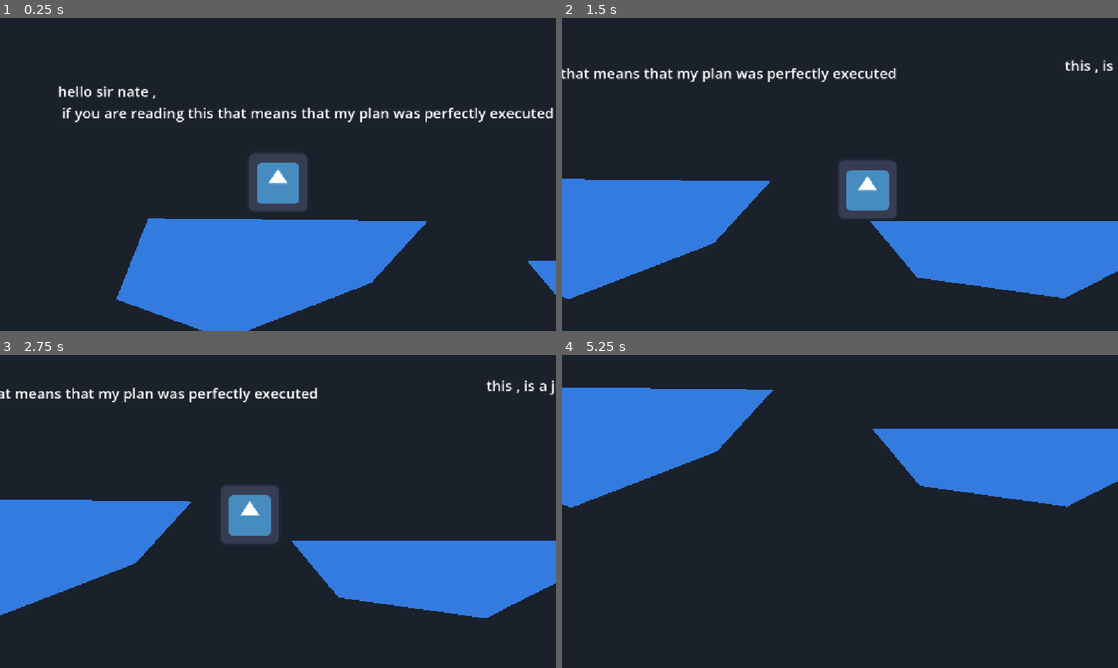
Above: before the commit, frames 1-4 (two rows, left to right).
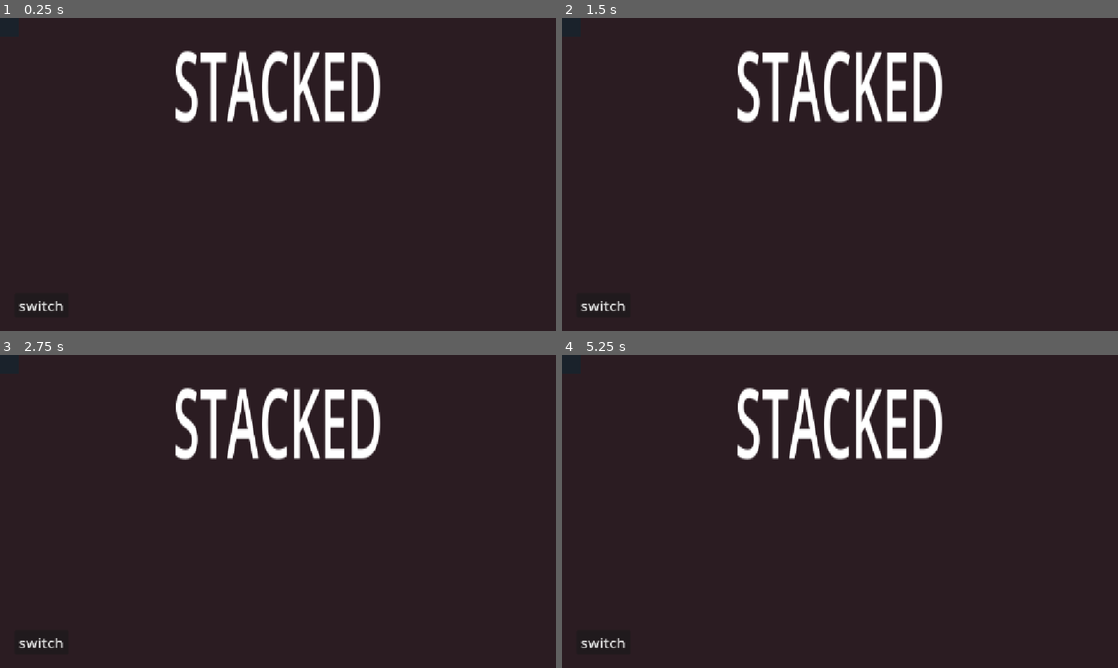
Above: after the commit, the same moments.

Repository: kevininhisshack/STACKED
Game: Godot game, scene res://Assets/Scenes/Mains/main_menu.tscn
The game is run twice, just before and just after one commit, with the same random seed, the same clock (stepped at 60 frames per second) and the same inputs. Before the commit the project starts from res://Assets/Scenes/Mains/test_scene.tscn. The engine's default icon, where the game draws it, is replaced by a stand-in: a white triangle on a blue panel in a dark square.
Inputs:
- Up to frame 1 (0.25 s): no input
- Up to frame 2 (1.5 s): hold D (right) from 0.53 s (still down); tap Space (jump) at 0.77 s
- Up to frame 3 (2.75 s): tap Space (jump) at 1.52 s; release D (right) at 2.03 s; hold A (left) from 2.03 s (still down)
- Up to frame 4 (5.25 s): release A (left) at 2.78 s; hold D (right) 2.78-4.28 s; tap Space (jump) at 3.02, 3.77, 4.52 s; hold A (left) 4.28-5.03 s; hold D (right) from 5.03 s (still down)

The runs differ from the first frame. In frame 1, 22% of the frame differs, in the area x 3-100%, y 10-100%; in frame 2, 24%, in the area x 0-100%, y 10-94%; in frame 3, 24%; in frame 4, 21%.

Commit message:
made alot of stuff for the menu but i gotta eat my shawarma

Diff:
--- a/Assets/Scenes/Mains/main_menu.tscn
+++ b/Assets/Scenes/Mains/main_menu.tscn
@@ -1,13 +1,102 @@
 [gd_scene format=3 uid="uid://lt1d75dotp13"]
 
+[ext_resource type="Script" uid="uid://diitw0bbyi5dl" path="res://Assets/Scripts/audio_options.gd" id="1_ci7te"]
+[ext_resource type="Script" uid="uid://bwn5kuqwmb1qc" path="res://Assets/Scripts/main_menu.gd" id="1_slseb"]
+[ext_resource type="AudioStream" uid="uid://bj6th3503kyaa" path="res://Assets/Audio/Music/main menu layer A.mp3" id="3_3vjrf"]
+[ext_resource type="AudioStream" uid="uid://c0bu52ljga1qq" path="res://Assets/Audio/Music/main menu layer B.mp3" id="4_qm0xw"]
+
 [node name="Main Menu" type="Node" unique_id=1213536807]
+script = ExtResource("1_slseb")
 
 [node name="Layer A" type="Control" parent="." unique_id=1801121597]
+visible = false
 layout_mode = 3
-anchors_preset = 0
+anchors_preset = 15
+anchor_right = 1.0
+anchor_bottom = 1.0
+grow_horizontal = 2
+grow_vertical = 2
+
+[node name="Label" type="Label" parent="Layer A" unique_id=1000667933]
+layout_mode = 1
+anchors_preset = 5
+anchor_left = 0.5
+anchor_right = 0.5
+offset_left = -217.0
+offset_right = 217.0
+offset_bottom = 137.0
+grow_horizontal = 2
+scale = Vector2(1, 2)
+theme_override_font_sizes/font_size = 100
+text = "STACKED"
 
 [node name="Layer B" type="Control" parent="." unique_id=824174227]
 layout_mode = 3
-anchors_preset = 0
+anchors_preset = 15
+anchor_right = 1.0
+anchor_bottom = 1.0
+grow_horizontal = 2
+grow_vertical = 2
+
+[node name="Button" type="Button" parent="Layer B" unique_id=1405064043]
+layout_mode = 1
+anchors_preset = 8
+anchor_left = 0.5
+anchor_top = 0.5
+anchor_right = 0.5
+anchor_bottom = 0.5
+offset_left = -43.5
+offset_top = -25.0
+offset_right = 43.5
+offset_bottom = 25.0
+grow_horizontal = 2
+grow_vertical = 2
+theme_override_colors/font_color = Color(0.48225296, 0.51064885, 0.8511354, 1)
+theme_override_colors/font_focus_color = Color(0.74028444, 0.42506734, 1.92523e-07, 1)
+theme_override_colors/font_pressed_color = Color(0, 0.55547124, 0.50259644, 1)
+theme_override_colors/font_hover_color = Color(0.8543419, 0.23965564, 0.3497475, 1)
+theme_override_colors/font_hover_pressed_color = Color(0.38159138, 0.4049494, 0.42842472, 1)
+theme_override_colors/font_outline_color = Color(1, 1, 1, 1)
+theme_override_colors/icon_normal_color = Color(0.60227776, 0.3836213, 0.32535475, 1)
+theme_override_colors/icon_pressed_color = Color(0.72842604, 0.03648749, 0.040286496, 1)
+theme_override_colors/icon_hover_color = Color(0.1946224, 0.15680113, 0.14641109, 1)
+theme_override_constants/outline_size = 2
+theme_override_constants/h_separation = 0
+theme_override_constants/icon_max_width = 0
+theme_override_font_sizes/font_size = 30
+text = "play"
+
+[node name="audio options" type="Node" parent="." unique_id=97758106]
+script = ExtResource("1_ci7te")
+
+[node name="Button" type="Button" parent="." unique_id=952606704]
+anchors_preset = 2
+anchor_top = 1.0
+anchor_bottom = 1.0
+offset_left = 30.0
+offset_top = -78.0
+offset_right = 142.0
+offset_bottom = -28.0
+grow_vertical = 0
+theme_override_font_sizes/font_size = 30
+text = "switch"
+
+[node name="Audio" type="Node" parent="." unique_id=2107794324]
+
+[node name="layerA" type="AudioStreamPlayer" parent="Audio" unique_id=303614295]
+stream = ExtResource("3_3vjrf")
+autoplay = true
+parameters/looping = true
+
+[node name="layerB" type="AudioStreamPlayer" parent="Audio" unique_id=563093636]
+stream = ExtResource("4_qm0xw")
+autoplay = true
+parameters/looping = true
+
+[node name="ColorRect" type="ColorRect" parent="." unique_id=547171958]
 offset_right = 40.0
 offset_bottom = 40.0
+color = Color(0, 0, 0, 1)
+
+[connection signal="pressed" from="Layer B/Button" to="." method="_on_button_pressed"]
+[connection signal="pressed" from="Button" to="." method="_on_switch_pressed"]
--- a/Assets/Scenes/Mains/test_scene.tscn
+++ b/Assets/Scenes/Mains/test_scene.tscn
@@ -197,11 +197,9 @@
 
 [node name="layer A track" type="AudioStreamPlayer" parent="Audio" unique_id=42930235]
 stream = ExtResource("5_vmadm")
-volume_db = 0.5
+parameters/looping = true
+
+[node name="layer B track" type="AudioStreamPlayer" parent="Audio" unique_id=356224548]
+stream = ExtResource("5_xvxrd")
 autoplay = true
 parameters/looping = true
-
-[node name="layer B track" type="AudioStreamPlayer" parent="Audio" unique_id=356224548]
-stream = ExtResource("5_xvxrd")
-volume_db = 0.5
-parameters/looping = true
--- /dev/null
+++ b/Assets/Scripts/audio_options.gd
@@ -0,0 +1,14 @@
+extends Node
+
+@export var master := 100
+@export var sfx := 50
+@export var music := 50
+
+func _ready():
+	sfx = sfx * master
+	music = music * master
+
+# this is global ,
+# plan is to make the audio and music and master
+# changable in the settings ,
+# idk how to make sliders tho
--- /dev/null
+++ b/Assets/Scripts/main_menu.gd
@@ -0,0 +1,29 @@
+extends Node
+
+@onready var trackA = $Audio/layerA
+@onready var trackB = $Audio/layerB
+
+# layerA background : 1a222b
+# layerA background : 2b1c22
+
+var in_layerA := true :
+	set(value):
+		var layer_col: Color
+		in_layerA = value
+		layer_col = Color("1a222b") if value else Color("2b1c22")
+		$ColorRect.color = layer_col
+		$"Layer A".visible = value
+		$"Layer B".visible = not value
+		trackA.volume_db = 0 if value else -80
+		trackB.volume_db = 0 if not value else -80
+
+func _ready() -> void:
+	in_layerA = in_layerA
+
+
+func _on_button_pressed() -> void:
+	get_tree().change_scene_to_file("res://Assets/Scenes/Mains/test_scene.tscn")
+
+
+func _on_switch_pressed() -> void:
+	in_layerA = not in_layerA
--- a/project.godot
+++ b/project.godot
@@ -11,9 +11,13 @@
 [application]
 
 config/name="STACKED"
-run/main_scene="uid://g5r7jxwbc205"
+run/main_scene="uid://lt1d75dotp13"
 config/features=PackedStringArray("4.7", "Mobile")
 config/icon="res://Assets/Images/Sprites/icon.svg"
+
+[autoload]
+
+AudioOptions="*uid://diitw0bbyi5dl"
 
 [display]
 
@@ -50,4 +54,4 @@
 
 rendering_device/driver.windows="d3d12"
 renderer/rendering_method="mobile"
-environment/defaults/default_clear_color=Color(0.10375778, 0.13145363, 0.16688296, 1)
+environment/defaults/default_clear_color=Color(0.16862746, 0.10980392, 0.13333334, 1)
Not shown, added: Assets/Scripts/audio_options.gd.uid
Not shown, added: Assets/Scripts/main_menu.gd.uid
